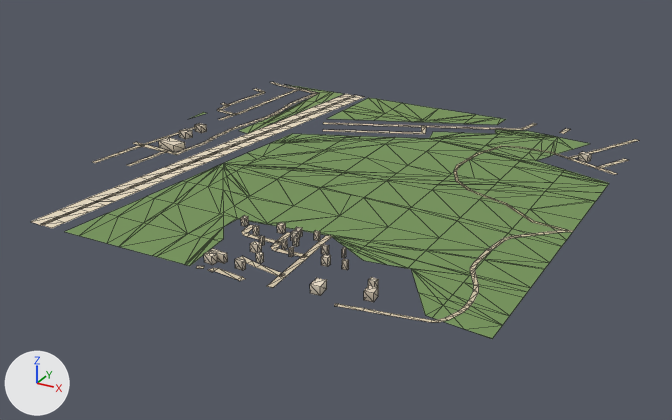
The glTF model public/assets/bengaluru-region-v1/tiles/t-13_-14-l0.glb as it was, and as the next commit left it.
The view is the same before and after, from a camera (50 mm lens) standing at (-5820.0, -7548.0, 355.0) and looking at (-6249.0, -6769.0, -35.0). The axes (+X, +Y, +Z) are drawn at lower left. The lights are the same throughout. The older version comes first. Mesh edges are drawn as thin lines.

In view in the first picture: 'building', 'ground'.
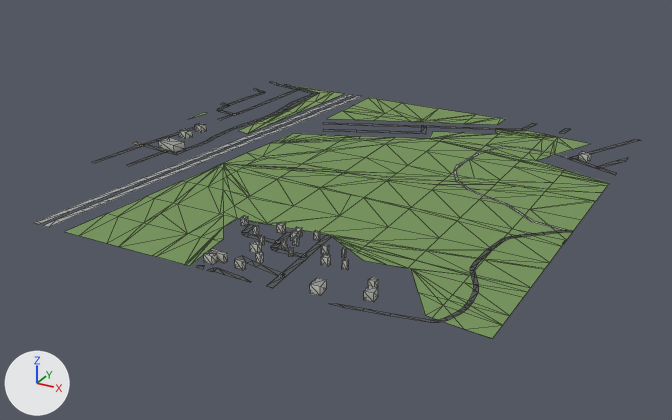
Changed parts and their boxes (x1, y1, x2, y2) in the pictures (672 x 420 px; the box of a moved part takes in the faces that stretch with it):
```json
{"object": "ground", "change": "reshaped", "before": [31, 82, 640, 339], "after": [34, 82, 640, 339]}
{"part": 1, "of": "me_building", "change": "recoloured", "before": [159, 123, 592, 302], "after": [159, 123, 592, 302]}
{"part": 2, "of": "me_ground", "change": "moved or reshaped", "before": [31, 82, 640, 311], "after": [34, 82, 640, 311]}
{"part": 3, "of": "me_ground", "change": "recoloured", "before": [93, 84, 627, 322], "after": [93, 84, 627, 322]}
```

The change, as JSON lines over the scene's bpy script:
```json
{"block": "me_building", "where": "# used by ob_building; location = (-6500.0, -7000.0, 0.0)"}
{"op": "remove", "block": "me_building", "code": "me_building.from_pydata(...)  # 208 vertices, 260 faces; spans x 31.0..466.0, y 9.0..413.0, z 0.0..8.0"}
{"op": "add", "block": "me_building", "code": "me_building.from_pydata(...)  # 208 vertices, 312 faces; spans x 31.0..466.0, y 9.0..413.0, z 0.0..8.0"}
{"block": "me_building", "change": "me_building part 1: 260 kept faces spanning x 31.0..466.0, y 9.0..413.0, z 0.0..8.0 get new vertex colours"}
{"block": "me_building", "change": "edits to the shape of me_building do not show in these pictures"}
{"block": "me_ground", "where": "# used by ob_ground; location = (-6500.0, -7000.0, 0.0)"}
{"op": "remove", "block": "me_ground", "code": "me_ground.from_pydata(...)  # 743 vertices, 890 faces; spans x -1.0..503.0, y -3.0..503.0, z 1.0"}
{"op": "add", "block": "me_ground", "code": "me_ground.from_pydata(...)  # 759 vertices, 904 faces; spans x 0.0..500.0, y 0.0..500.0, z 1.0"}
{"block": "me_ground", "change": "me_ground part 2"}
{"block": "me_ground", "change": "90 vertices are removed from x 1.0..496.0, y -3.0..503.0, z 1.0"}
{"block": "me_ground", "change": "107 faces are deleted"}
{"block": "me_ground", "change": "3 vertices in x -1.0..499.0, y 1.0..384.0, z 1.0 move by (1.0, -1.0, 0.0)"}
{"block": "me_ground", "change": "3 vertices in x 1.0..501.0, y 210.0..389.0, z 1.0 move by (-1.0, 1.0, 0.0)"}
{"block": "me_ground", "change": "3 vertices in x -1.0..263.0, y 1.0..458.0, z 1.0 move by (1.0, 0.0, 0.0)"}
{"block": "me_ground", "change": "11 vertices move from x 1.0..503.0, y -1.0..464.0, z 1.0 to x 0.0..500.0, y 0.0..464.0, z 1.0"}
{"block": "me_ground", "change": "74 vertices are added at x 0.0..500.0, y 0.0..500.0, z 1.0"}
{"block": "me_ground", "change": "23 new vertices lie (7.0, -1.0, 0.0) away from vertices in x 69.0..133.0, y 15.0..480.0, z 1.0"}
{"block": "me_ground", "change": "9 new vertices lie (7.0, 0.0, 0.0) away from vertices in x 62.0..373.0, y 0.0..500.0, z 1.0"}
{"block": "me_ground", "change": "121 new faces join them"}
{"block": "me_ground", "change": "me_ground part 3: 238 kept faces spanning x 0.0..500.0, y 0.0..500.0, z 1.0 get new vertex colours; the middle colour goes from beige #d7c9ae to dark grey #535556"}
```
